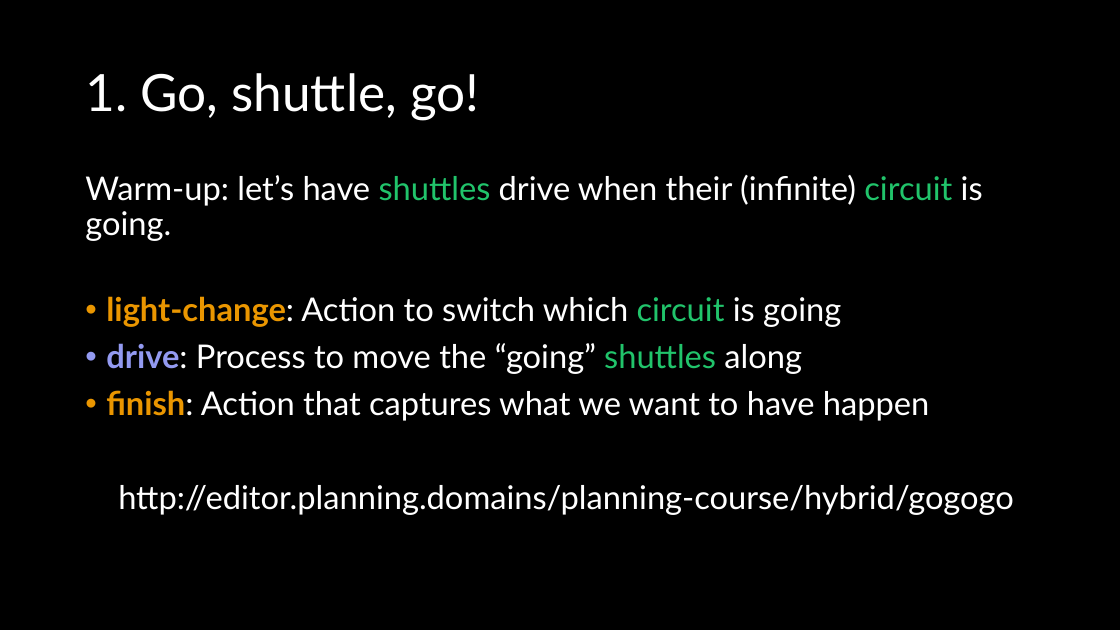
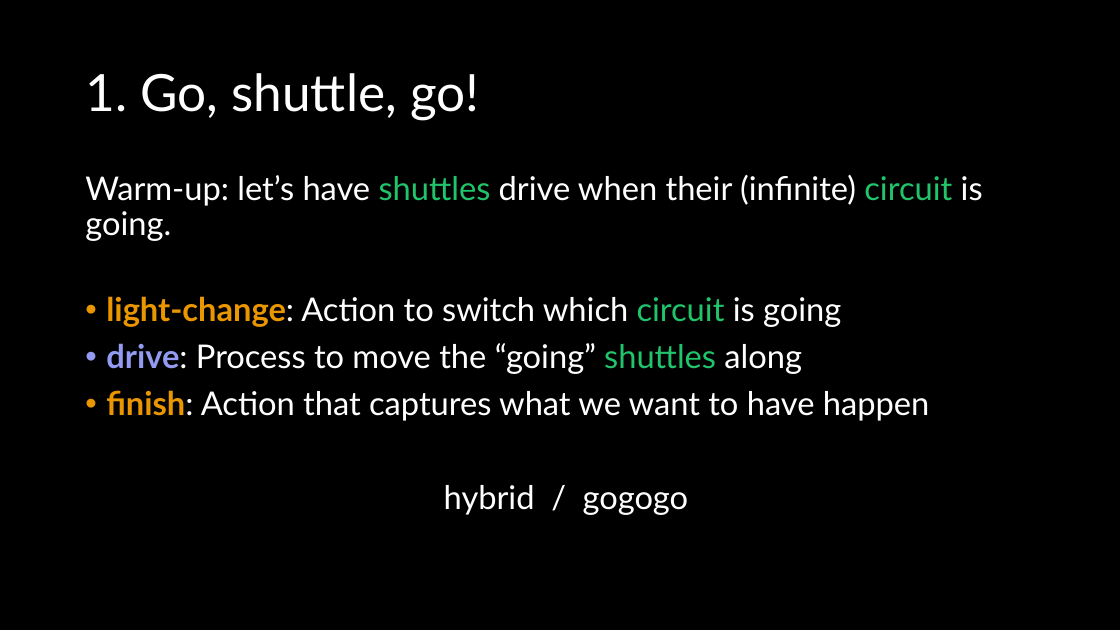
Before and after one commit to AI-Planning/modeling-in-pddl, a slide deck: slide 9 of exercises/cisc-813/hybrid/slides.pptx. Drawn at 1120x630 pixels with LibreOffice and Linux fonts; fonts in the diff are those of the drawing. Boxes give left, top, right and bottom in pixels: in the first picture for what was removed or moved away, otherwise in the second. Text is boxed around its words. In the diff, an @@ line names an element or a change of style, - is before the commit and + after.

```diff
--- a/exercises/cisc-813/hybrid/slides.pptx
+++ b/exercises/cisc-813/hybrid/slides.pptx
@@ text at (x1=444, y1=485, x2=688, y2=515): text changed @@
-http://editor.planning.domains/planning-course/hybrid/gogogo
+hybrid / gogogo
```
Also in this commit, not shown: 8 other slides changed, 7 other files.
